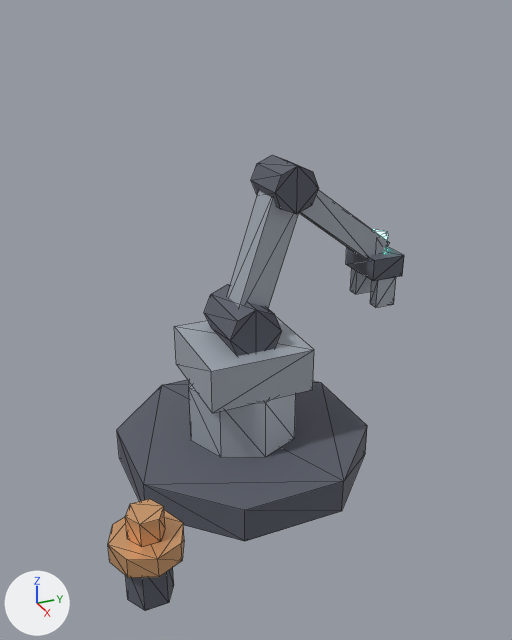
Before and after pictures for a commit that changed the glTF model arte/modelos/logistica/bracos/braco_rapido/braco_rapido_sem_textura.glb.
One viewpoint serves both versions: a 50 mm camera at (1.327, -0.562, 1.021) aimed at (0.098, -0.009, 0.406). Lighting does not change. The marker at lower left points along +X, +Y and +Z. The picture after the commit comes second. Mesh edges are drawn as thin lines. Where no turn or scale is listed for an object, it has been applied to the vertices. Vertices at exactly the same position are counted once.

Objects in the first picture: 'braco_rapido_base', 'braco_rapido_braco1', 'braco_rapido_braco2', 'braco_rapido_garra', 'braco_rapido_giro'.
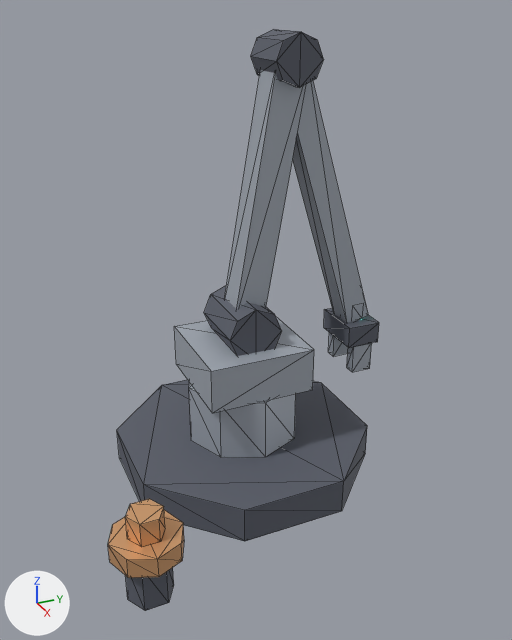
Where the change shows, as pixel boxes (x1, y1, x2, y2) in the pictures (512 x 640 px; the box of a moved part takes in the faces that stretch with it):
'braco_rapido_braco1', reshaped (8% wider, 82% taller)
    before: (227, 155, 319, 308)
    after: (224, 29, 323, 309)
'braco_rapido_braco2', reshaped, moved
    before: (300, 190, 389, 259)
    after: (293, 81, 368, 323)
'braco_rapido_garra', moved
    before: (346, 230, 404, 308)
    after: (324, 308, 379, 372)
part 1 of me_braco_rapido_braco1, moved or reshaped
    before: (251, 155, 319, 214)
    after: (251, 29, 323, 88)
part 2 of me_braco_rapido_braco1, moved or reshaped
    before: (227, 191, 299, 308)
    after: (224, 70, 306, 309)

What changed in the scene script:
```text
Change me_braco_rapido_braco1:
    used by ob_braco_rapido_braco1; location = (0.0, 0.0, 0.36)
    remove me_braco_rapido_braco1.from_pydata(...)  # 24 vertices, 40 faces; spans x -0.06..0.06, y -0.033..0.15, z -0.011..0.35
    add me_braco_rapido_braco1.from_pydata(...)  # 24 vertices, 40 faces; spans x -0.06..0.06, y -0.034..0.15, z -0.006..0.6
    me_braco_rapido_braco1 part 1: the loose piece of 16 vertices spanning x -0.06..0.06, y 0.05..0.15, z 0.25..0.35 is moved by (0.0, 0.0, 0.25)
    me_braco_rapido_braco1 part 2
    me_braco_rapido_braco1.vertices[16].co: (-0.035, -0.033, 0.011) -> (-0.035, -0.034, 0.006)
    me_braco_rapido_braco1.vertices[17].co: (0.035, -0.033, 0.011) -> (0.035, -0.034, 0.006)
    me_braco_rapido_braco1.vertices[18].co: (0.035, 0.033, -0.011) -> (0.035, 0.034, -0.006)
    me_braco_rapido_braco1.vertices[19].co: (-0.035, 0.033, -0.011) -> (-0.035, 0.034, -0.006)
    me_braco_rapido_braco1.vertices[20].co: (-0.035, 0.067, 0.311) -> (-0.035, 0.066, 0.556)
    me_braco_rapido_braco1.vertices[21].co: (0.035, 0.067, 0.311) -> (0.035, 0.066, 0.556)
    me_braco_rapido_braco1.vertices[22].co: (0.035, 0.133, 0.289) -> (0.035, 0.134, 0.544)
    me_braco_rapido_braco1.vertices[23].co: (-0.035, 0.133, 0.289) -> (-0.035, 0.134, 0.544)
Change me_braco_rapido_braco2:
    used by ob_braco_rapido_braco2; location = (0.0, 0.1, 0.66)
    remove me_braco_rapido_braco2.from_pydata(...)  # 8 vertices, 12 faces; spans x -0.03..0.03, y -0.018..0.258, z -0.204..0.024
    add me_braco_rapido_braco2.from_pydata(...)  # 8 vertices, 12 faces; spans x -0.03..0.03, y -0.029..0.215, z -0.598..0.009
    me_braco_rapido_braco2 part 3
    me_braco_rapido_braco2.vertices[0].co: (-0.03, 0.018, 0.024) -> (-0.03, 0.029, 0.009)
    me_braco_rapido_braco2.vertices[1].co: (0.03, 0.018, 0.024) -> (0.03, 0.029, 0.009)
    me_braco_rapido_braco2.vertices[2].co: (0.03, -0.018, -0.024) -> (0.03, -0.029, -0.009)
    me_braco_rapido_braco2.vertices[3].co: (-0.03, -0.018, -0.024) -> (-0.03, -0.029, -0.009)
    me_braco_rapido_braco2.vertices[4].co: (-0.03, 0.258, -0.156) -> (-0.03, 0.215, -0.58)
    me_braco_rapido_braco2.vertices[5].co: (0.03, 0.258, -0.156) -> (0.03, 0.215, -0.58)  # pixel (389, 242) -> pixel (368, 315)
    me_braco_rapido_braco2.vertices[6].co: (0.03, 0.222, -0.204) -> (0.03, 0.157, -0.598)
    me_braco_rapido_braco2.vertices[7].co: (-0.03, 0.222, -0.204) -> (-0.03, 0.157, -0.598)
Change ob_braco_rapido_braco2:
    ob_braco_rapido_braco2.location: (0.0, 0.1, 0.66) -> (0.0, 0.1, 0.91)
Change ob_braco_rapido_garra:
    ob_braco_rapido_garra.location: (0.0, 0.34, 0.48) -> (0.0, 0.286, 0.321)
```
